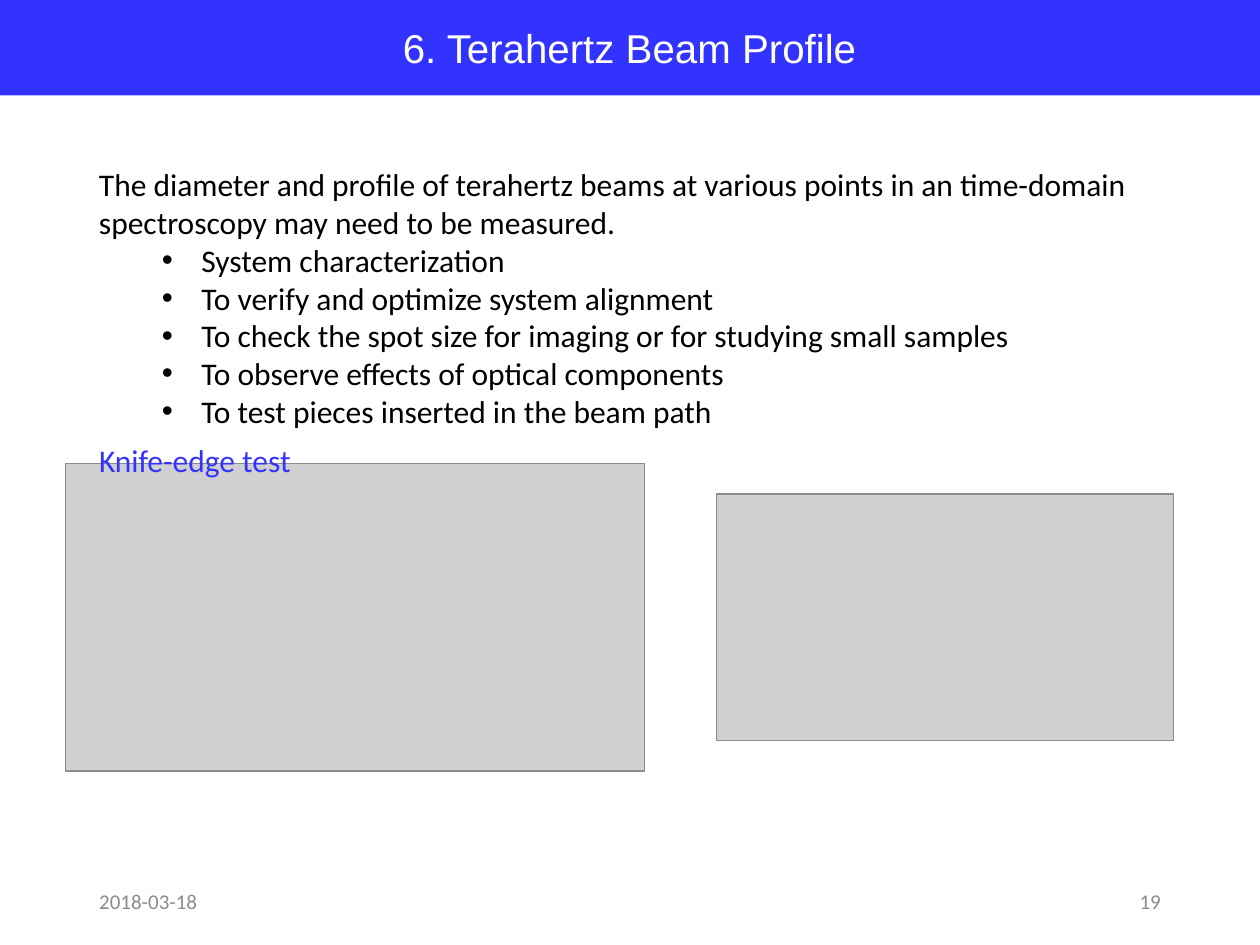
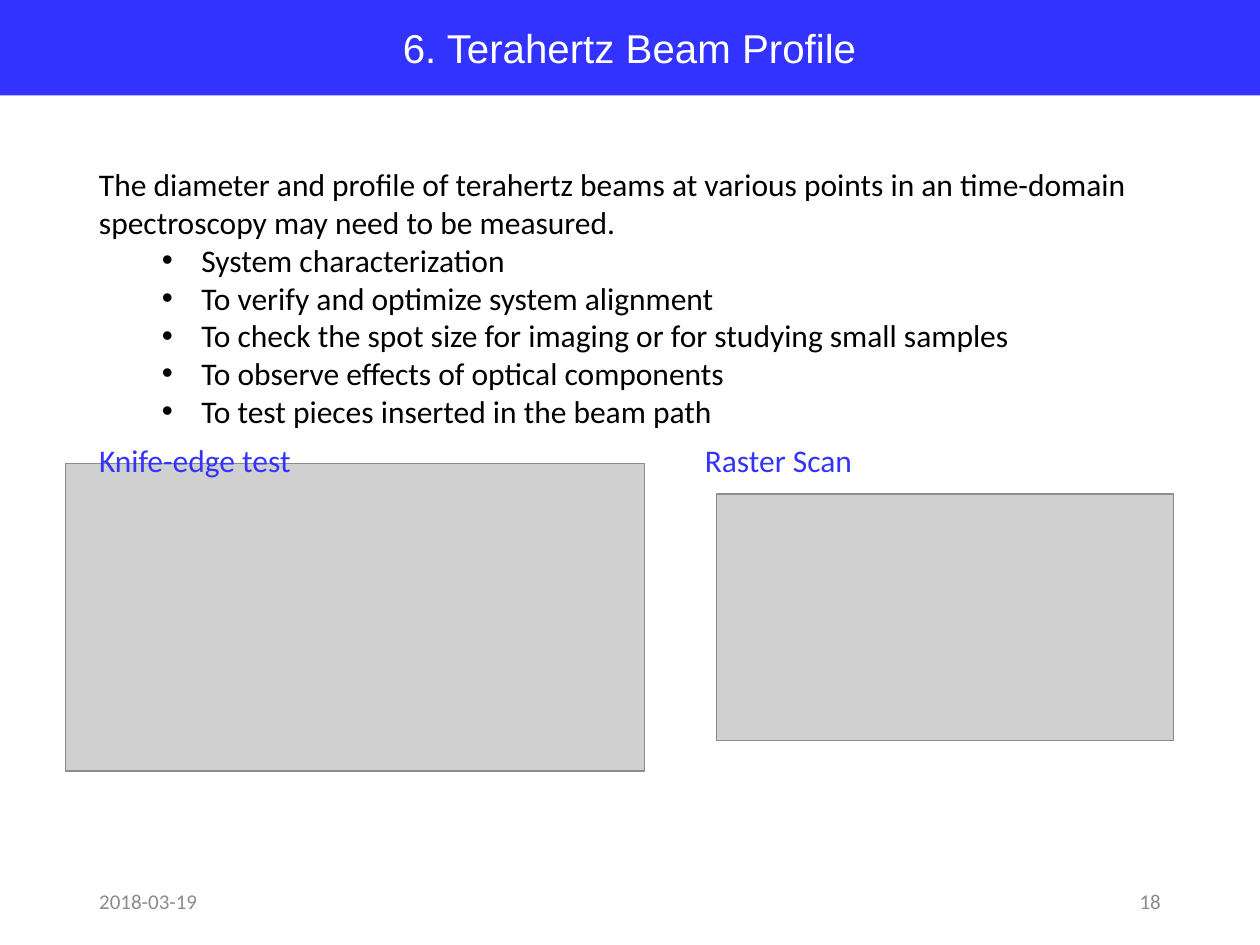
Before and after one commit to jglee96/NBTP_Lab, a slide deck: slide 18 of Terahertz Metrology/Ch3/Terahertz Metrology_Ch3.pptx (slide 19 before the commit). Drawn at 1260x945 pixels with LibreOffice and Linux fonts; fonts in the diff are those of the drawing; grey boxes stand for pictures. Boxes give left, top, right and bottom in pixels: in the first picture for what was removed or moved away, otherwise in the second. Text is boxed around its words. In the diff, an @@ line names an element or a change of style, - is before the commit and + after.

```diff
--- a/Terahertz Metrology/Ch3/Terahertz Metrology_Ch3.pptx
+++ b/Terahertz Metrology/Ch3/Terahertz Metrology_Ch3.pptx
@@ text added at [705,451,852,473], 18 pt, text #3333FF @@
+Raster Scan
@@ text at [99,895,197,909]: text changed @@
-2018-03-18
+2018-03-19
@@ page number at [1140,895,1161,909]: text changed @@
-19
+18
```
Also in this commit, not shown: 18 other slides changed, 1 slide removed, 6 other files.
